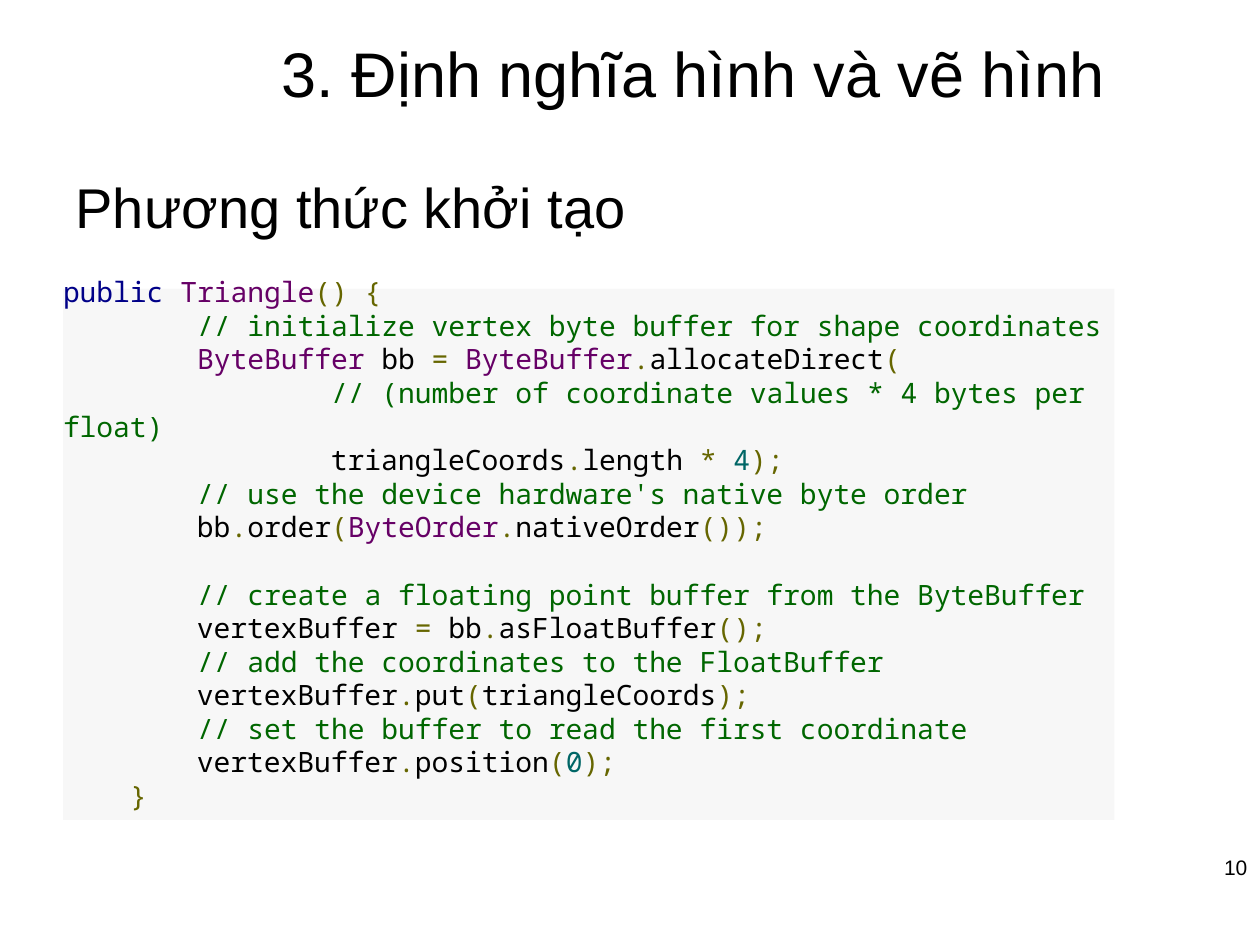
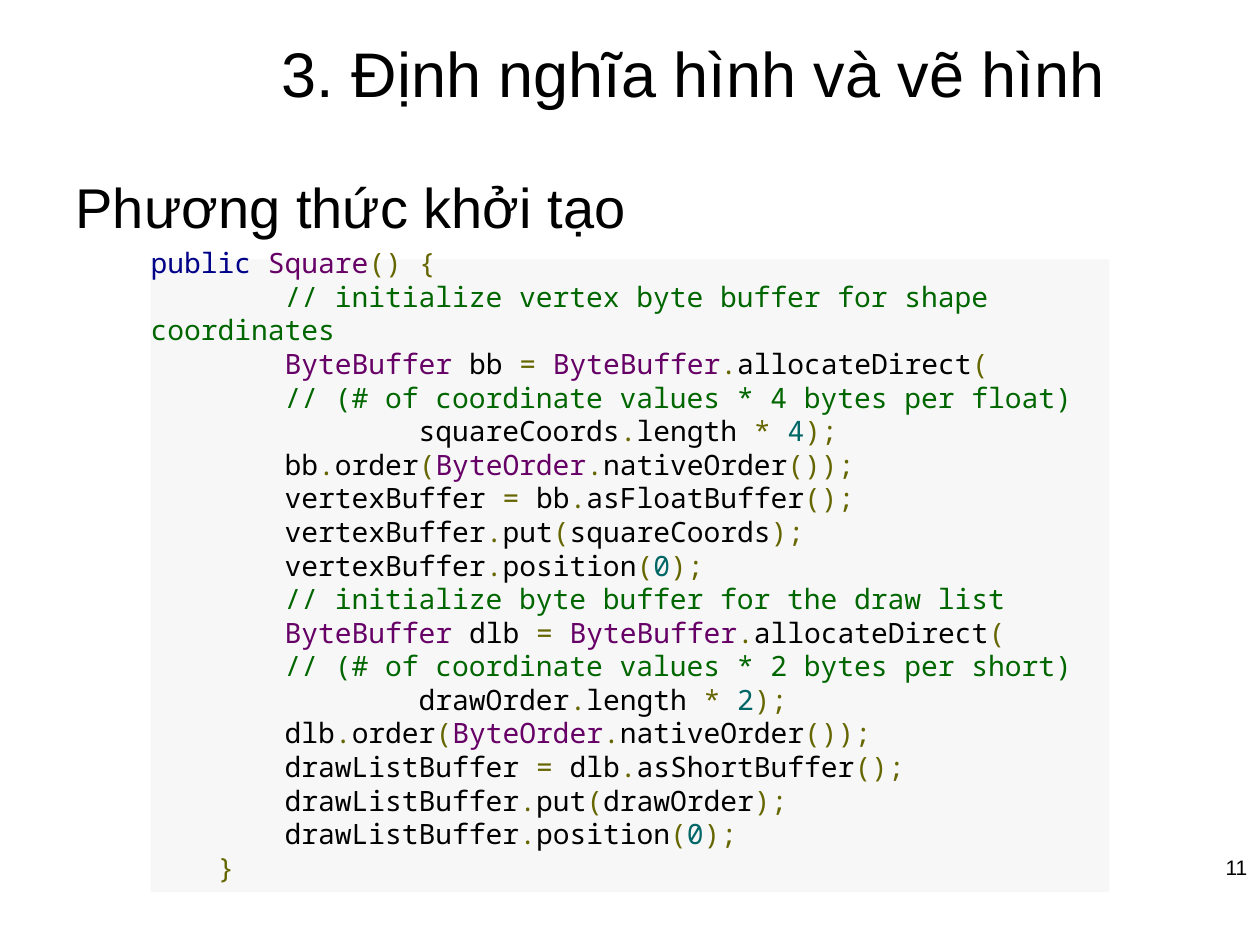
Before and after one commit to CTT535/Mobile_Project_1, a slide deck: slide 11 of Document/SeminarOpenGL.pptx (slide 10 before the commit). Drawn at 1260x945 pixels with LibreOffice and Linux fonts; fonts in the diff are those of the drawing; background and template pictures are left out. Boxes give left, top, right and bottom in pixels: in the first picture for what was removed or moved away, otherwise in the second. Text is boxed around its words. In the diff, an @@ line names an element or a change of style, - is before the commit and + after.

```diff
--- a/Document/SeminarOpenGL.pptx
+++ b/Document/SeminarOpenGL.pptx
@@ text in rectangle at [151,251,1072,851]: text changed; text colour #006600 to #000000 @@
-public Triangle() {
-// initialize vertex byte buffer for shape coordinates
-ByteBuffer bb = ByteBuffer.allocateDirect(
-// (number of coordinate values * 4 bytes per float)
-triangleCoords.length * 4);
-// use the device hardware's native byte order
-bb.order(ByteOrder.nativeOrder());
-// create a floating point buffer from the ByteBuffer
-vertexBuffer = bb.asFloatBuffer();
-// add the coordinates to the FloatBuffer
-vertexBuffer.put(triangleCoords);
-// set the buffer to read the first coordinate
-vertexBuffer.position(0);
-}
+public Square() {
+// initialize vertex byte buffer for shape coordinates
+ByteBuffer bb = ByteBuffer.allocateDirect(
+// (# of coordinate values * 4 bytes per float)
+squareCoords.length * 4);
+bb.order(ByteOrder.nativeOrder());
+vertexBuffer = bb.asFloatBuffer();
+vertexBuffer.put(squareCoords);
+vertexBuffer.position(0);
+// initialize byte buffer for the draw list
+ByteBuffer dlb = ByteBuffer.allocateDirect(
+// (# of coordinate values * 2 bytes per short)
+drawOrder.length * 2);
+dlb.order(ByteOrder.nativeOrder());
+drawListBuffer = dlb.asShortBuffer();
+drawListBuffer.put(drawOrder);
+drawListBuffer.position(0);
+}
@@ rectangle "public Square() { // initialize ...": place and size @@
-rectangle "public Square() { // initialize ..." at [63,289,1114,819]
+rectangle "public Square() { // initialize ..." at [151,260,1110,892]
@@ page number at [1226,860,1248,875]: text changed @@
-10
+11
```
Also in this commit, not shown: 10 other slides changed, 6 slides added, 5 other files.
